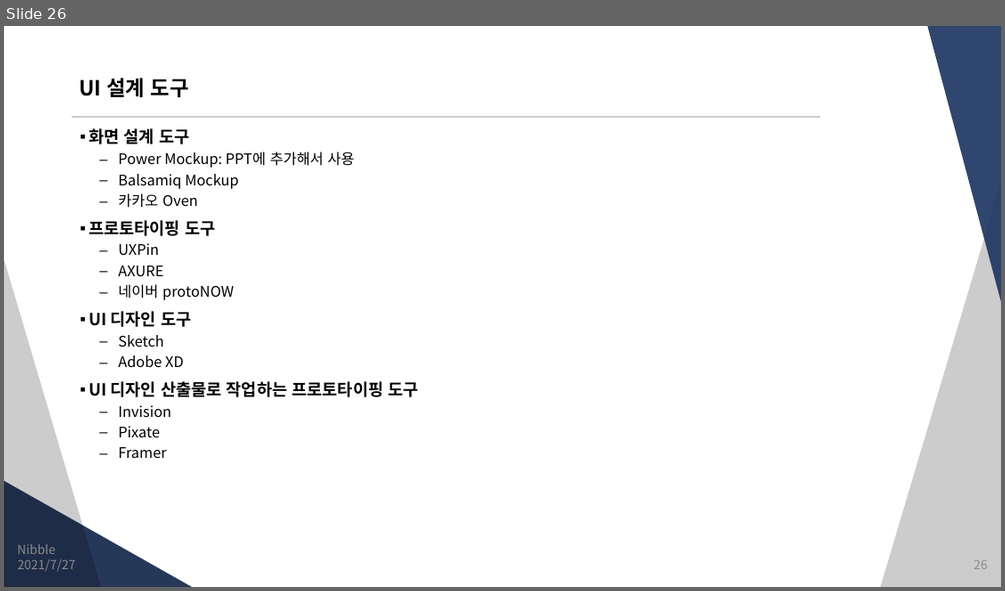
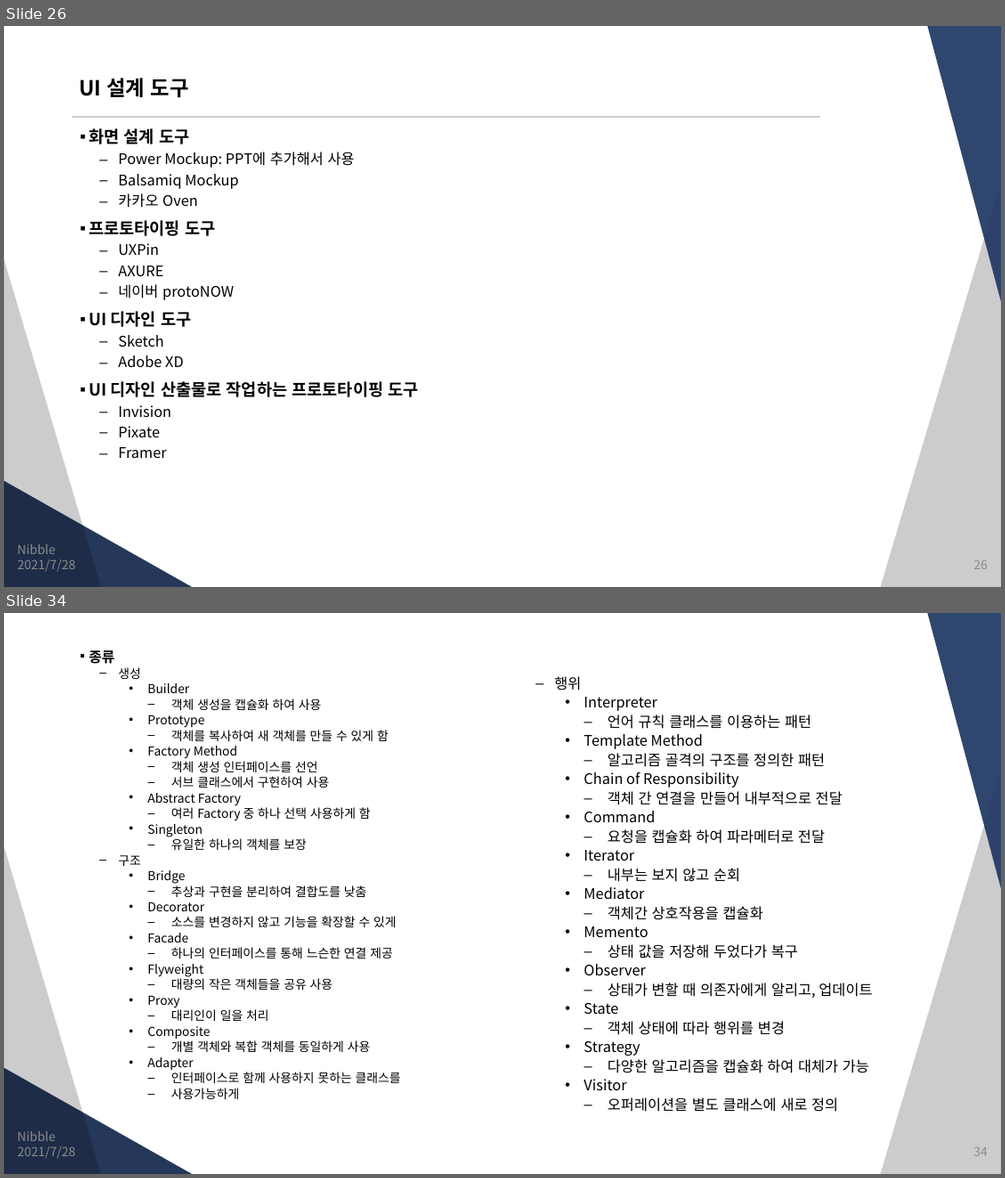
Before and after one commit to JungSangHyeon/2021-TIL, a slide deck: 정보처리기사/정보처리기사.pptx. Shown one above the other, each under a label of ours: slide 26 before the commit, slides 26 and 34 after it; the slides between them are not shown. The pictures are 1005x591 and 1005x1178 pixels, drawn with LibreOffice and Linux fonts; fonts in the diff are those of the drawing. Boxes give left, top, right and bottom in pixels: in the first picture for what was removed or moved away, otherwise in the second. Text is boxed around its words. In the diff, an @@ line names an element or a change of style, - is before the commit and + after.

```diff
--- a/정보처리기사/정보처리기사.pptx
+++ b/정보처리기사/정보처리기사.pptx
@@ slide 34 added at <box>4,613,1001,1174</box>, background #FFFFFF; not listed: 4 template elements that a slide beside it also shows @@
@@ text added at <box>89,650,401,1099</box>, 11.9 pt, text #000000 @@
+▪ 종류
+  – 생성
+    • Builder
+      – 객체 생성을 캡슐화 하여 사용
+    • Prototype
+      – 객체를 복사하여 새 객체를 만들 수 있게 함
+    • Factory Method
+      – 객체 생성 인터페이스를 선언
+      – 서브 클래스에서 구현하여 사용
+    • Abstract Factory
+      – 여러 Factory 중 하나 선택 사용하게 함
+    • Singleton
+      – 유일한 하나의 객체를 보장
+  – 구조
+    • Bridge
+      – 추상과 구현을 분리하여 결합도를 낮춤
+    • Decorator
+      – 소스를 변경하지 않고 기능을 확장할 수 있게
+    • Facade
+      – 하나의 인터페이스를 통해 느슨한 연결 제공
+    • Flyweight
+      – 대량의 작은 객체들을 공유 사용
+    • Proxy
+      – 대리인이 일을 처리
+    • Composite
+      – 개별 객체와 복합 객체를 동일하게 사용
+    • Adapter
+      – 인터페이스로 함께 사용하지 못하는 클래스를
+      – 사용가능하게
@@ text added at <box>554,676,872,1111</box>, 14 pt, text #000000 @@
+  – 행위
+    • Interpreter
+      – 언어 규칙 클래스를 이용하는 패턴
+    • Template Method
+      – 알고리즘 골격의 구조를 정의한 패턴
+    • Chain of Responsibility
+      – 객체 간 연결을 만들어 내부적으로 전달
+    • Command
+      – 요청을 캡슐화 하여 파라메터로 전달
+    • Iterator
+      – 내부는 보지 않고 순회
+    • Mediator
+      – 객체간 상호작용을 캡슐화
+    • Memento
+      – 상태 값을 저장해 두었다가 복구
+    • Observer
+      – 상태가 변할 때 의존자에게 알리고, 업데이트
+    • State
+      – 객체 상태에 따라 행위를 변경
+    • Strategy
+      – 다양한 알고리즘을 캡슐화 하여 대체가 가능
+    • Visitor
+      – 오퍼레이션을 별도 클래스에 새로 정의
@@ text added at <box>17,1131,56,1141</box>, 12 pt, text #8C8C8C @@
+Nibble
@@ text added at <box>17,1146,75,1159</box>, 12 pt, text #8C8C8C @@
+2021/7/28
@@ page number added at <box>973,1147,987,1156</box>, 12 pt, text #8C8C8C @@
+34
@@ slide 26 changed as well @@
@@ text at <box>17,559,75,572</box>: text changed @@
-2021/7/27
+2021/7/28
```
Also in this commit, not shown: 24 other slides changed, 7 other slides added.
